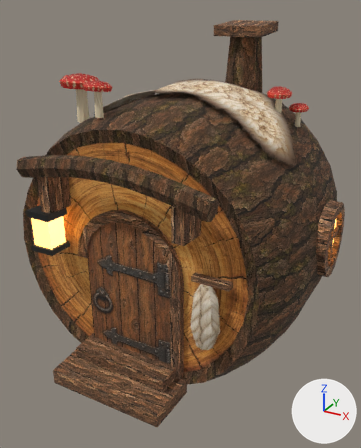
Renders of the glTF model board3d/models/house-forest-02.glb from each side of a commit.
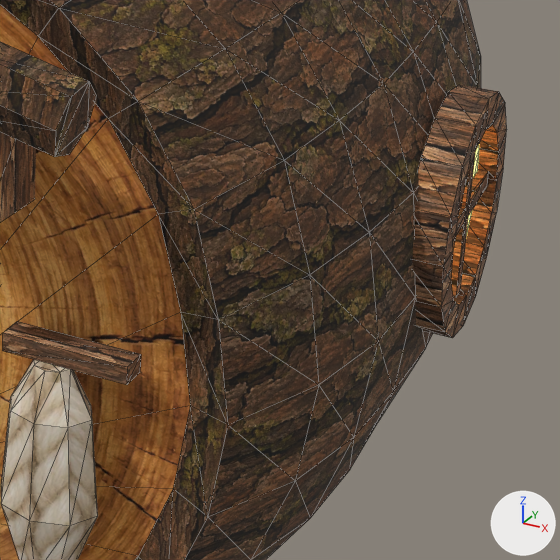
There are two pictures of each version: one whole from a 50 mm lens placed at (1.86, -3.55, 2.68), pointed at (0.06, -0.28, 1.04), one close up on the part from 53% to 100% of the width and 39% to 77% of the height. Lighting does not change. The marker at lower right points along +X, +Y and +Z. The older version's two pictures come first. The close-ups show mesh edges as thin lines. Where no turn or scale is listed for an object, it has been applied to the vertices. Vertices at exactly the same position are counted once.

The first close-up shows 'canopy_branch', 'canopy_post_0.52', 'end_f', 'log', 'rim_f', 'skein', 'skein_peg', 'win_0', 'win_cross_0', 'win_frame_0'.
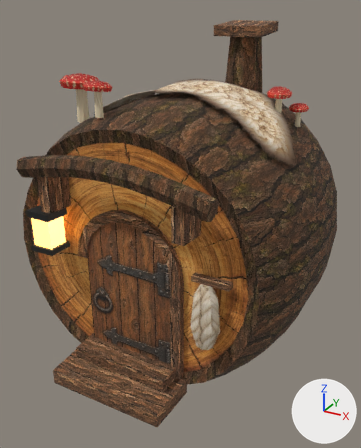
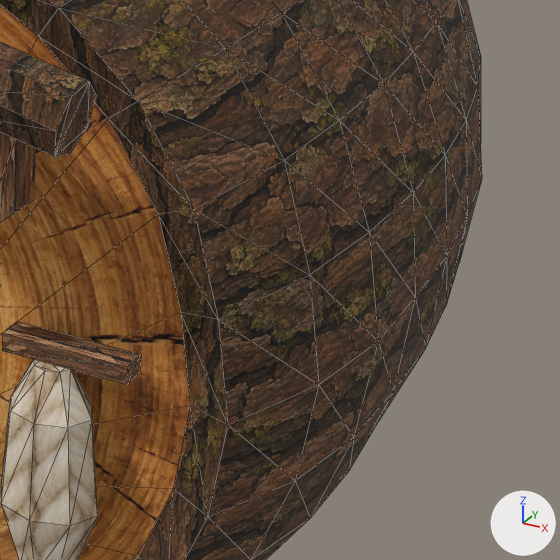
Diff of the bpy script that builds the scene:
```diff
--- a/board3d/models/house-forest-02.glb.py
+++ b/board3d/models/house-forest-02.glb.py
@@ me_win_0 @@
 # used by ob_win_0; location = (0.0, 0.0, 0.0)
-me_win_0.from_pydata(...)  # 16 vertices, 14 faces; spans x 1.18..1.189, y -0.17..0.27, z 0.819..1.243
+me_win_0.from_pydata(...)  # 16 vertices, 14 faces; spans x -1.189..-1.18, y -0.17..0.27, z 0.819..1.243
+# me_win_0 part 1: 16 vertices removed from x 1.18..1.189, y -0.17..0.27, z 0.819..1.243
+# other edits to the shape of me_win_0 do not show in these pictures
 me_win_0.materials.append(mat_glow_001)
@@ me_win_cross_0 @@
 # used by ob_win_cross_0; location = (0.0, 0.0, 0.0)
-me_win_cross_0.from_pydata(...)  # 16 vertices, 24 faces; spans x 1.181..1.215, y -0.17..0.27, z 0.819..1.243
+me_win_cross_0.from_pydata(...)  # 16 vertices, 24 faces; spans x -1.215..-1.181, y -0.17..0.27, z 0.819..1.243
+# me_win_cross_0 part 2: the loose piece of 8 vertices spanning x 1.181..1.215, y 0.03..0.07, z 0.819..1.243 is multiplied about its middle by the matrix ((0.999, 0.003, 0.045), (-0.003, 1.0, 0.0), (-0.045, 0.0, 0.999)), then moved by (-2.395, 0.0, 0.0)
+# me_win_cross_0 part 3: the loose piece of 8 vertices spanning x 1.184..1.21, y -0.17..0.27, z 1.013..1.053 is multiplied about its middle by the matrix ((1.0, 0.004, 0.03), (-0.004, 1.0, 0.0), (-0.03, 0.0, 1.0)), then moved by (-2.393, 0.0, 0.0)
 me_win_cross_0.materials.append(mat_wood_001)
@@ me_win_frame_0 @@
 # used by ob_win_frame_0; location = (0.0, 0.0, 0.0)
-me_win_frame_0.from_pydata(...)  # 64 vertices, 160 faces; spans x 1.133..1.237, y -0.25..0.35, z 0.741..1.32
+me_win_frame_0.from_pydata(...)  # 64 vertices, 160 faces; spans x -1.237..-1.133, y -0.25..0.35, z 0.741..1.32
+# me_win_frame_0 part 4: 64 of 64 vertices moved; they spanned x 1.133..1.237, y -0.25..0.35, z 0.741..1.32 and now span x -1.237..-1.133, y -0.25..0.35, z 0.741..1.32; mean shift (-2.367, 0.0, 0.0)
 me_win_frame_0.materials.append(mat_wood_001)
```

Where the change shows, as pixel boxes (x1, y1, x2, y2) in the close-ups (560 x 560 px; the box of a moved part takes in the faces that stretch with it):
'win_frame_0', reshaped (not visible afterwards)
    before: (412, 85, 507, 338)
'win_cross_0', reshaped (not visible afterwards)
    before: (451, 151, 489, 296)
'win_0', reshaped (not visible afterwards)
    before: (466, 144, 479, 237)
part 2 of me_win_cross_0, moved or reshaped (not visible afterwards)
    before: (451, 151, 476, 296)
part 3 of me_win_cross_0, moved or reshaped (not visible afterwards)
    before: (455, 170, 489, 237)
